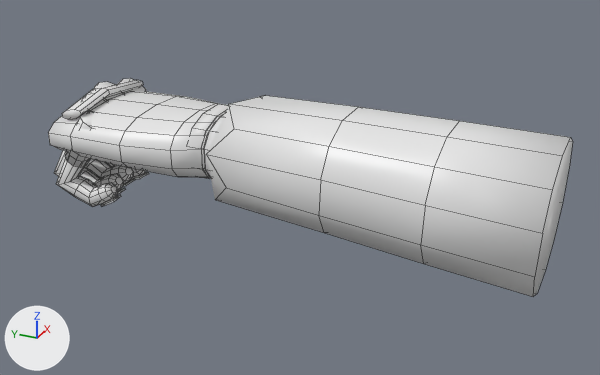
Renders of the FBX model unity/Assets/Exploration/StyleQA/Models/SQA_ArmLeft.fbx from each side of a commit.
The view is the same before and after, from a 50 mm camera at (-0.425, -0.341, 0.216) aimed at (0.008, -0.146, 0.0). Arrows for +X, +Y and +Z are at lower left; the lights stay in place. The first picture is the older version. Mesh edges are drawn as thin lines. Where no turn or scale is listed for an object, it has been applied to the vertices.

In view in the first picture: 'SQA_ArmLeft'.
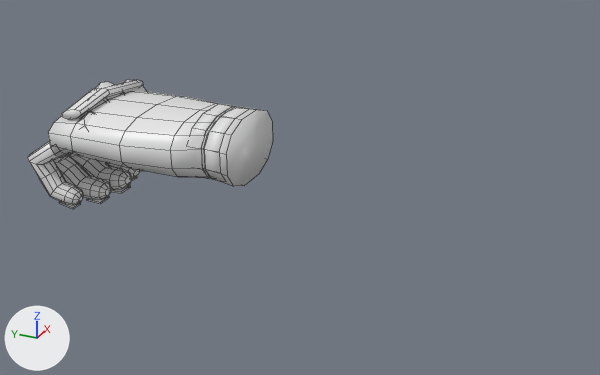
Edits to the scene script, one JSON object a line:
```json
{"block": "me_sqa_armleft_006", "where": "# used by ob_sqa_armleft; location = (0.0, 0.0, 0.0)"}
{"op": "remove", "block": "me_sqa_armleft_006", "code": "me_sqa_armleft_006.from_pydata(...)  # 746 vertices, 592 faces; spans x -0.047..0.065, y -0.302..0.035, z -0.029..0.057"}
{"op": "add", "block": "me_sqa_armleft_006", "code": "me_sqa_armleft_006.from_pydata(...)  # 698 vertices, 554 faces; spans x -0.042..0.058, y -0.116..0.038, z -0.029..0.05"}
{"block": "me_sqa_armleft_006", "change": "me_sqa_armleft_006 part 1: the loose piece of 48 vertices spanning x -0.047..0.047, y -0.302..-0.106, z -0.026..0.057 is deleted"}
{"block": "me_sqa_armleft_006", "change": "me_sqa_armleft_006 part 2: 495 vertices moved from x -0.039..0.065, y -0.13..0.035, z -0.029..0.05 to x -0.04..0.058, y -0.116..0.038, z -0.029..0.05; 2 vertices removed from x -0.016..0.027, y -0.011..0.008, z -0.01..-0.006; 2 vertices added at x -0.017..0.028, y 0.005..0.02, z -0.013..0.001"}
{"op": "remove", "block": "me_sqa_armleft_006", "code": "me_sqa_armleft_006.materials.append(mat_sqa_sleeve)  # white #e7e7e7"}
```

Boxes [x1, y1, x2, y2] around the edits, measured in the pictures (600 x 375 px; the box of a moved part takes in the faces that stretch with it):
```json
{"object": "SQA_ArmLeft", "change": "reshaped", "before": [48, 78, 573, 297], "after": [27, 80, 273, 209], "on screen": "53% narrower, 41% shorter"}
{"part": 1, "of": "me_sqa_armleft_006", "change": "deleted", "before": [207, 96, 573, 297]}
{"part": 2, "of": "me_sqa_armleft_006", "change": "moved or reshaped", "before": [54, 78, 225, 207], "after": [27, 80, 273, 209]}
```
